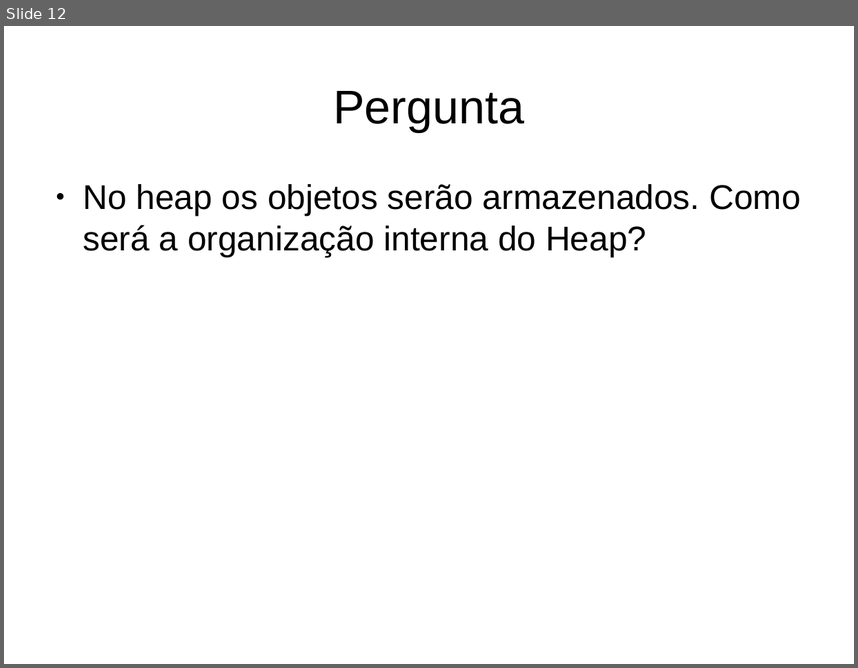
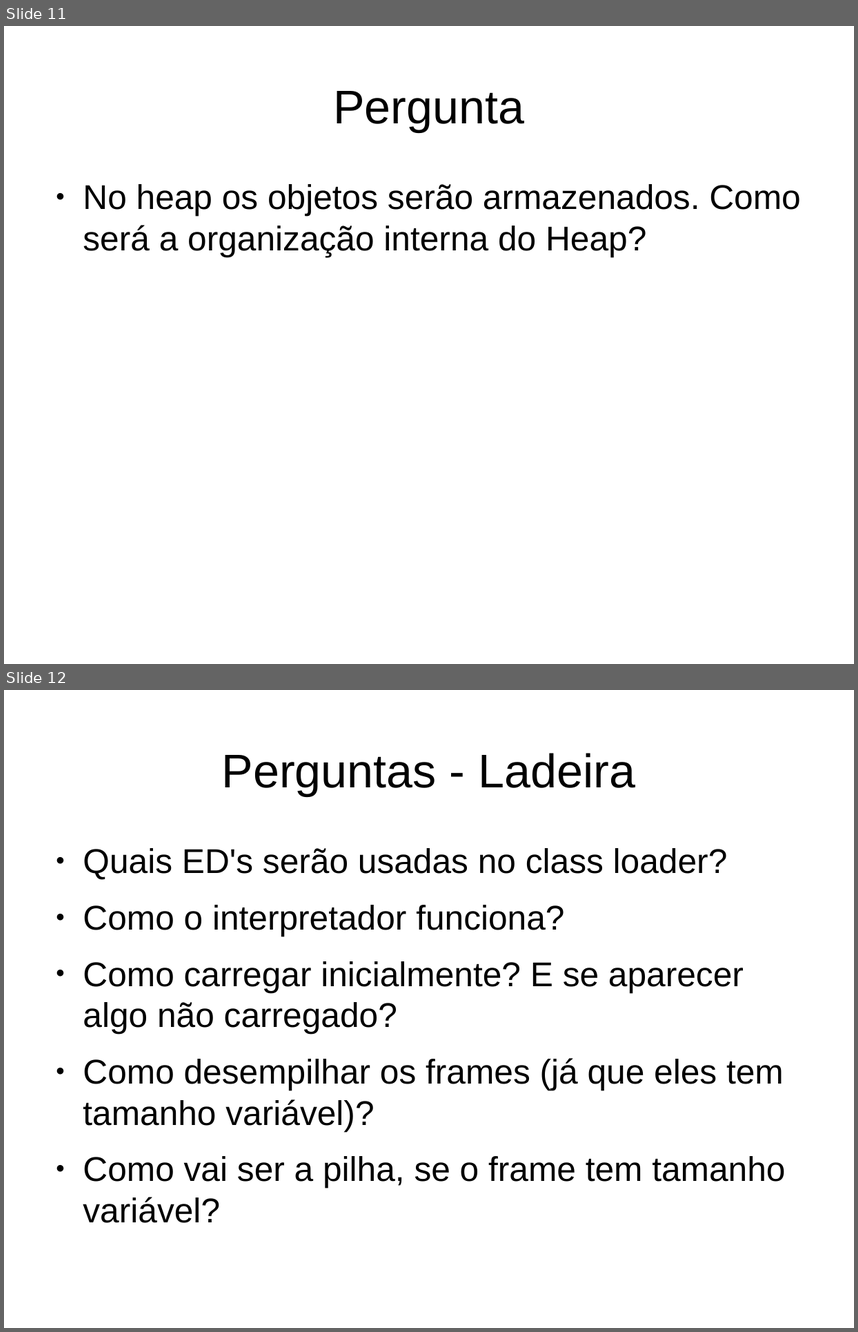
Before and after one commit to gabrielmm1234/jvm-sb, a slide deck: projetoLogico/apresentacao.odp. Shown one above the other, each under a label of ours: slide 12 before the commit, slides 11 and 12 after it. The pictures are 858x668 and 858x1332 pixels, drawn with LibreOffice and Linux fonts; fonts in the diff are those of the drawing. Boxes give left, top, right and bottom in pixels: in the first picture for what was removed or moved away, otherwise in the second. Text is boxed around its words. In the diff, an @@ line names an element or a change of style, - is before the commit and + after.

Commit message:
anexei ao fim da apresentacao as perguntas do ladeira

```diff
--- a/projetoLogico/apresentacao.odp
+++ b/projetoLogico/apresentacao.odp
@@ slide 12 added at bbox=[4, 690, 854, 1328], background #FFFFFF @@
@@ title added at bbox=[222, 753, 635, 796], 44 pt, text #000000 @@
+Perguntas - Ladeira
@@ text added at bbox=[83, 848, 785, 1223], 32 pt, text #000000 @@
+● Quais ED's serão usadas no class loader?
+● Como o interpretador funciona?
+● Como carregar inicialmente? E se aparecer algo não carregado?
+● Como desempilhar os frames (já que eles tem tamanho variável)?
+● Como vai ser a pilha, se o frame tem tamanho variável?
@@ what was slide 12 is now slide 11 @@
```
Also in this commit, not shown: 1 other slide added, 1 slide removed.
